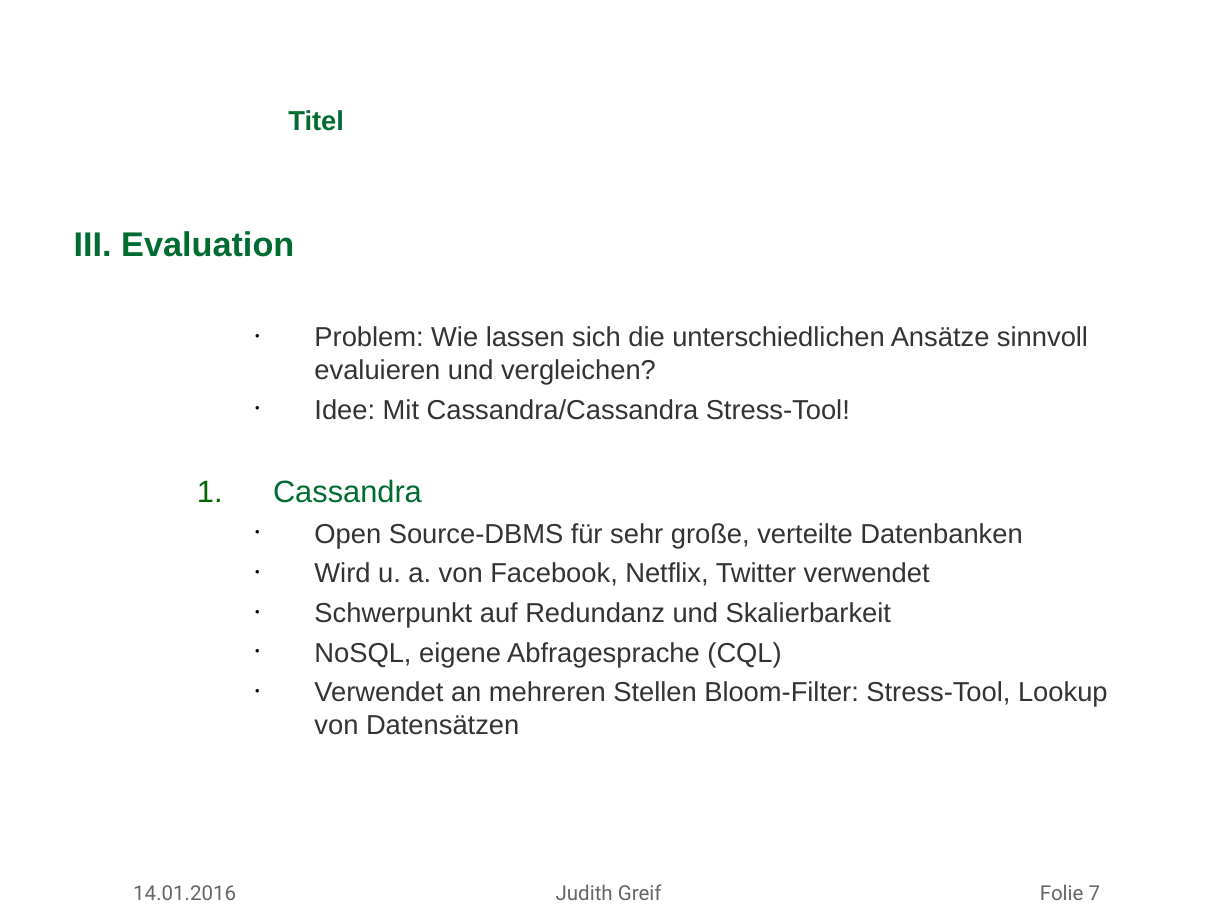
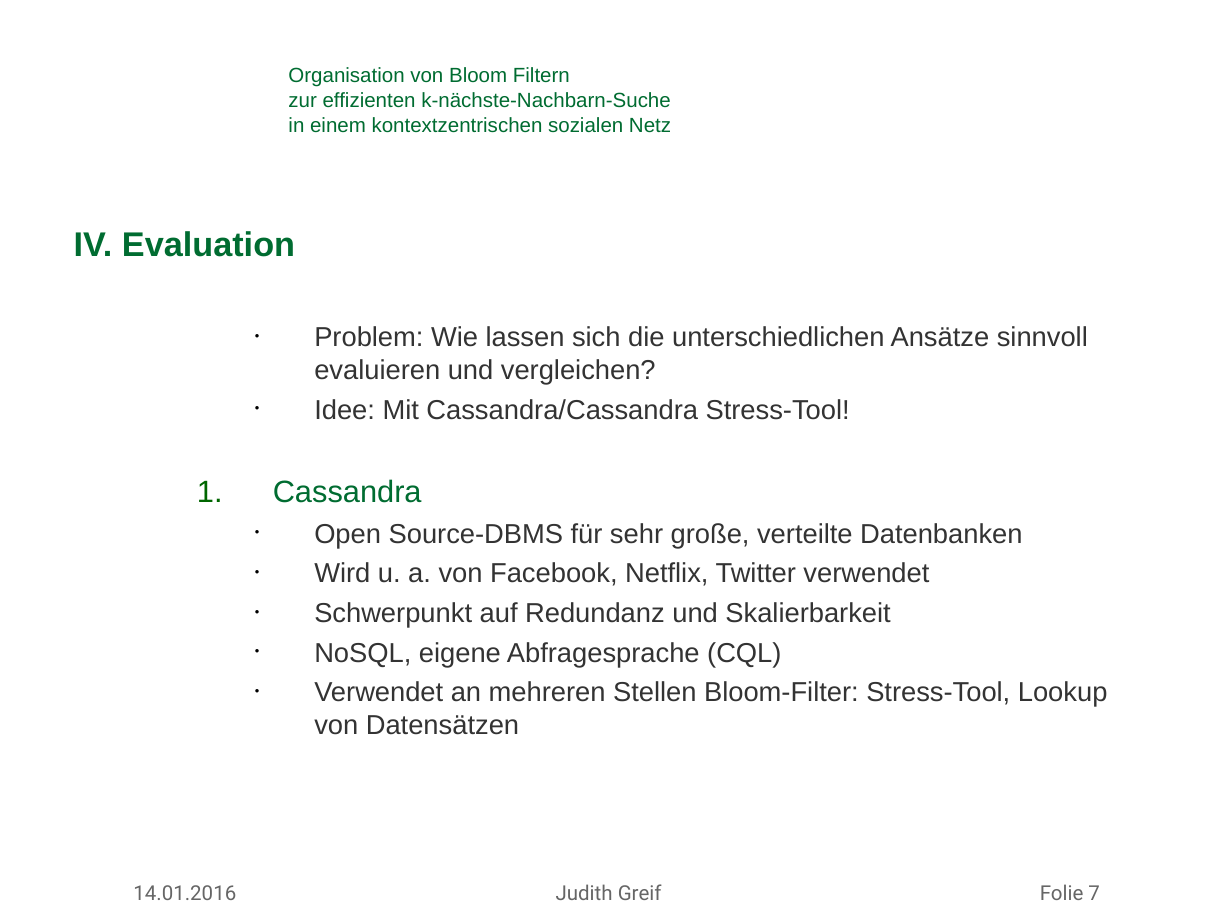
Before and after one commit to missgreenwood/masterarbeit, a slide deck: slide 7 of mdsg_latex_10062012/slides/antrittsvortrag_greif.ppt. Drawn at 1232x924 pixels with LibreOffice and Linux fonts; fonts in the diff are those of the drawing; background and template pictures are left out. Boxes give left, top, right and bottom in pixels: in the first picture for what was removed or moved away, otherwise in the second. Text is boxed around its words. In the diff, an @@ line names an element or a change of style, - is before the commit and + after.

```diff
--- a/mdsg_latex_10062012/slides/antrittsvortrag_greif.ppt
+++ b/mdsg_latex_10062012/slides/antrittsvortrag_greif.ppt
@@ title at (288,67,671,133): text changed; size 16 to 12 pt; bold off @@
-Titel
+Organisation von Bloom Filtern
+zur effizienten k-nächste-Nachbarn-Suche
+in einem kontextzentrischen sozialen Netz
@@ text at (74,231,295,257): text changed @@
-III. Evaluation
+IV. Evaluation
```
Also in this commit, not shown: 7 other slides changed, 1 slide added, 1 slide removed, 16 other files.
